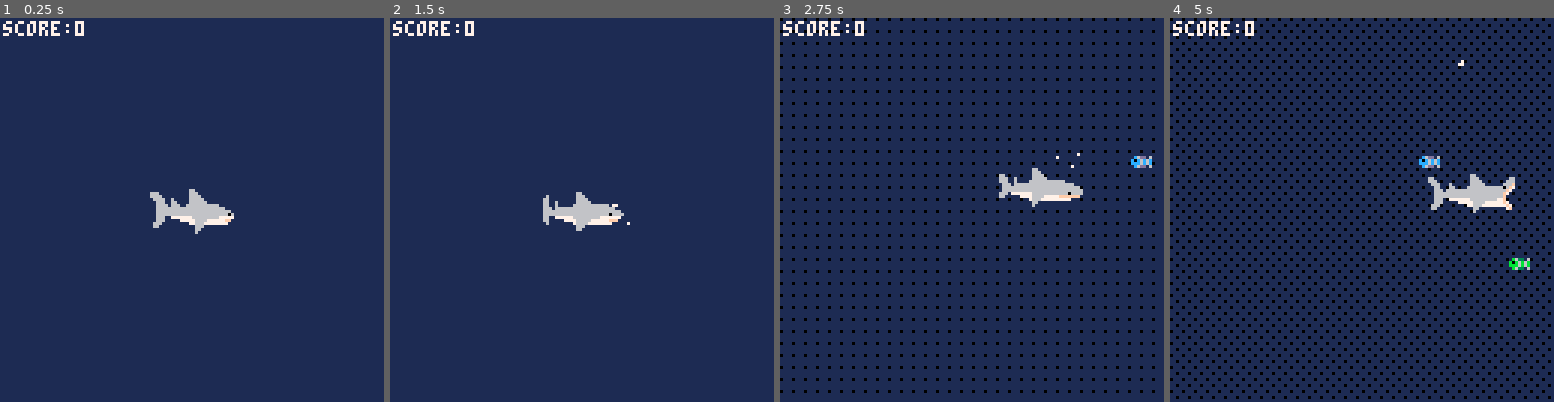
Above: before the commit, frames 1-4 (left to right).
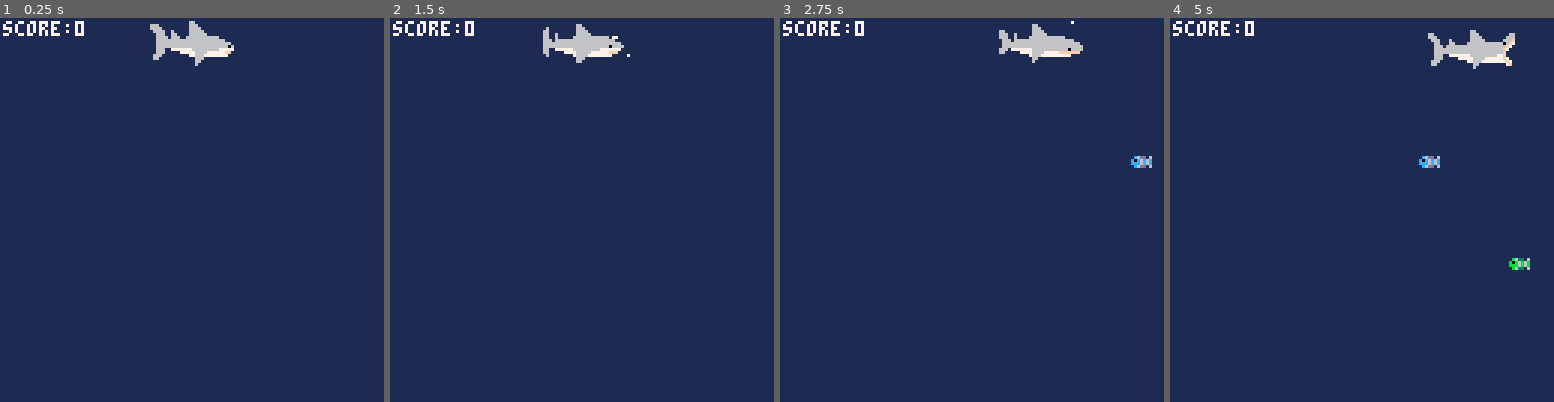
Above: after the commit, the same moments.

Repository: a2/shark-wars
Game: PICO-8 cartridge shark.p8
Two runs of this game, one before a commit and one after it. Both use one fixed random seed, a clock stepped at 60 frames per second and the inputs below.
Inputs:
- Up to frame 1 (0.25 s): no input
- Up to frame 2 (1.5 s): tap O (Z key) at 0.7 s
- Up to frame 3 (2.75 s): hold Right 1.6-2.1 s; tap O (Z key) at 1.7, 2.1, 2.5 s; hold Up 2.15-2.42 s; hold Right from 2.47 s (still down)
- Up to frame 4 (5 s): tap O (Z key) every 0.4 s from 2.9 to 4.9 s; release Right at 3.03 s; hold Left 3.08-3.58 s; hold Down 3.63-3.97 s; hold Right 4.02-4.68 s; hold Up from 4.73 s (still down)

The runs differ from the first frame. In frame 1, 2.4% of the frame differs, in the area x 39-61%, y 0-57%; in frame 2, 2.2%; in frame 3, 8.3%; in frame 4, 15%, in the area x 0-100%, y 0-100%.

Commit message:
Change depth based on shark's y-position

Diff:
--- a/shark.p8
+++ b/shark.p8
@@ -4,20 +4,16 @@
 -- shark
 -- by a2
 local score
-local depth
-local depth_counter
 local game_objects
+local shark
 
 function _init()
   --start score counter at zero
   score=0
-  --start depth at 1, counter at zero
-  depth=1
-  depth_counter=0
   --create the game objects
   game_objects={}
   --create initial objects
-  make_shark(48,56)
+  shark=make_shark(48,0)
   --make_treasure(60,120)
   make_fish_generator()
   --start the music
@@ -25,15 +21,6 @@
 end
 
 function _update()
-  depth_counter+=1
-  if depth_counter==2.5*30 then
-    depth+=1
-    depth_counter=0
-  end
-  if depth>=16 then
-    --game over
-  end
-
   --update all game objects
   local obj
   for obj in all(game_objects) do
@@ -65,7 +52,7 @@
   }
 
   --clear the screen
-  fillp(patterns[mid(1,depth,#patterns)])
+  fillp(patterns[flr(shark.y*16/114)+1])
   rectfill(0,0,128,128,0x10)
   fillp()
 
